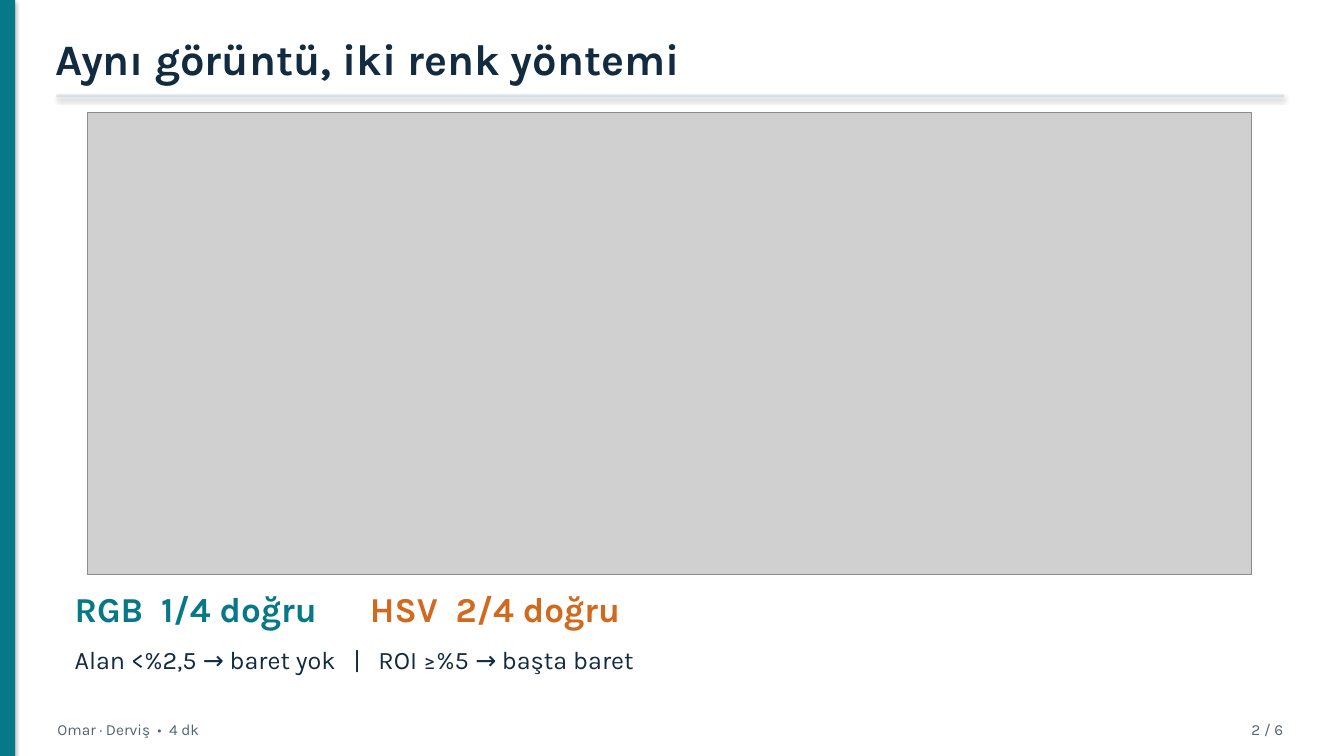
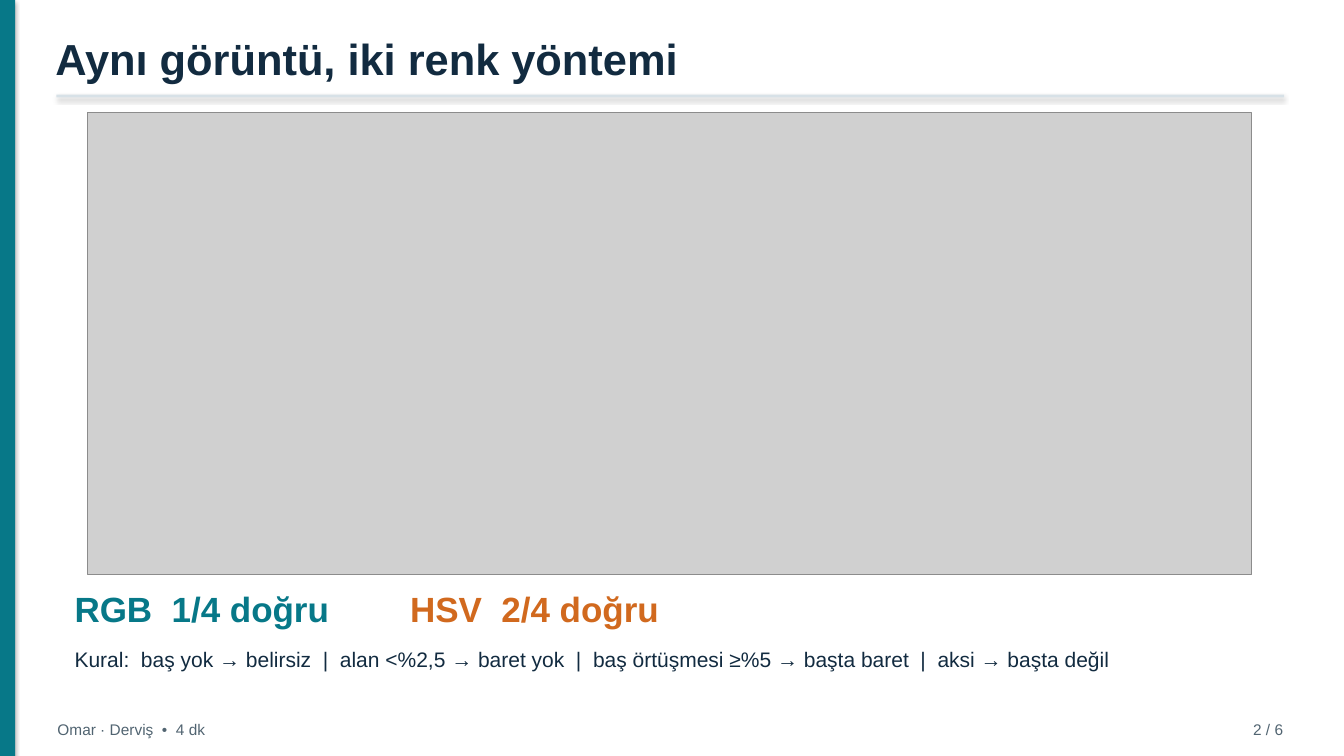
Before and after one commit to mderviskocar/barettespiti, a slide deck: slide 2 of sunum/baret_tespiti_sunum.pptx. Drawn at 1344x756 pixels with LibreOffice and Linux fonts; fonts in the diff are those of the drawing; grey boxes stand for pictures. Boxes give left, top, right and bottom in pixels: in the first picture for what was removed or moved away, otherwise in the second. Text is boxed around its words. In the diff, an @@ line names an element or a change of style, - is before the commit and + after.

Commit message:
Sunum: PDF'e uyum düzeltmeleri (sonuç tablosu slaytı, yöntem adı, tam karar kuralı, yanlış alarmın nedeni ve sonraki kontrol, ondalık virgül, Arial yazı tipi)

```diff
--- a/sunum/baret_tespiti_sunum.pptx
+++ b/sunum/baret_tespiti_sunum.pptx
@@ font Karla to Arial in 5 elements at box(55, 43, 677, 83), box(57, 724, 205, 738), box(1253, 724, 1284, 735), box(75, 596, 329, 629), box(410, 596, 659, 629) @@
@@ text "HSV 2/4 doğru": place and size @@
-text "HSV 2/4 doğru" at box(370, 596, 620, 631)
+text "HSV 2/4 doğru" at box(410, 596, 659, 629)
@@ text at box(75, 651, 1109, 672): text changed; size 18 to 15 pt; font Karla to Arial @@
-Alan <%2,5 → baret yok | ROI ≥%5 → başta baret
+Kural: baş yok → belirsiz | alan <%2,5 → baret yok | baş örtüşmesi ≥%5 → başta baret | aksi → başta değil
```
Also in this commit, not shown: 5 other slides changed, 5 other files.
